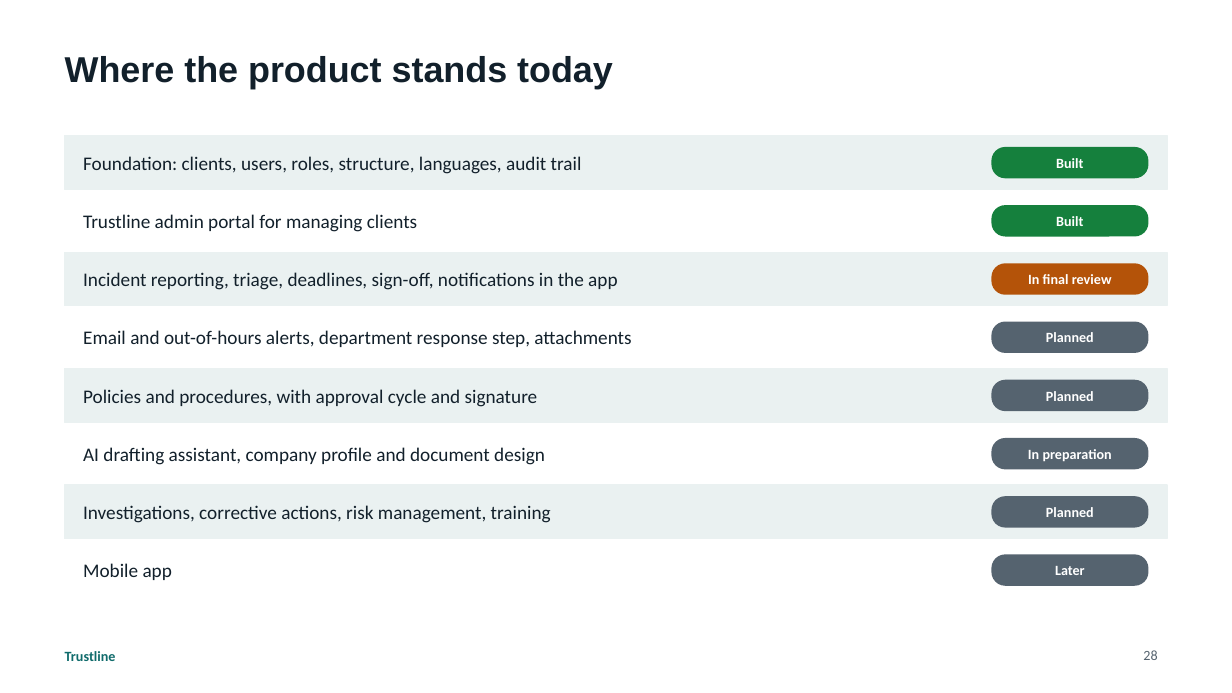
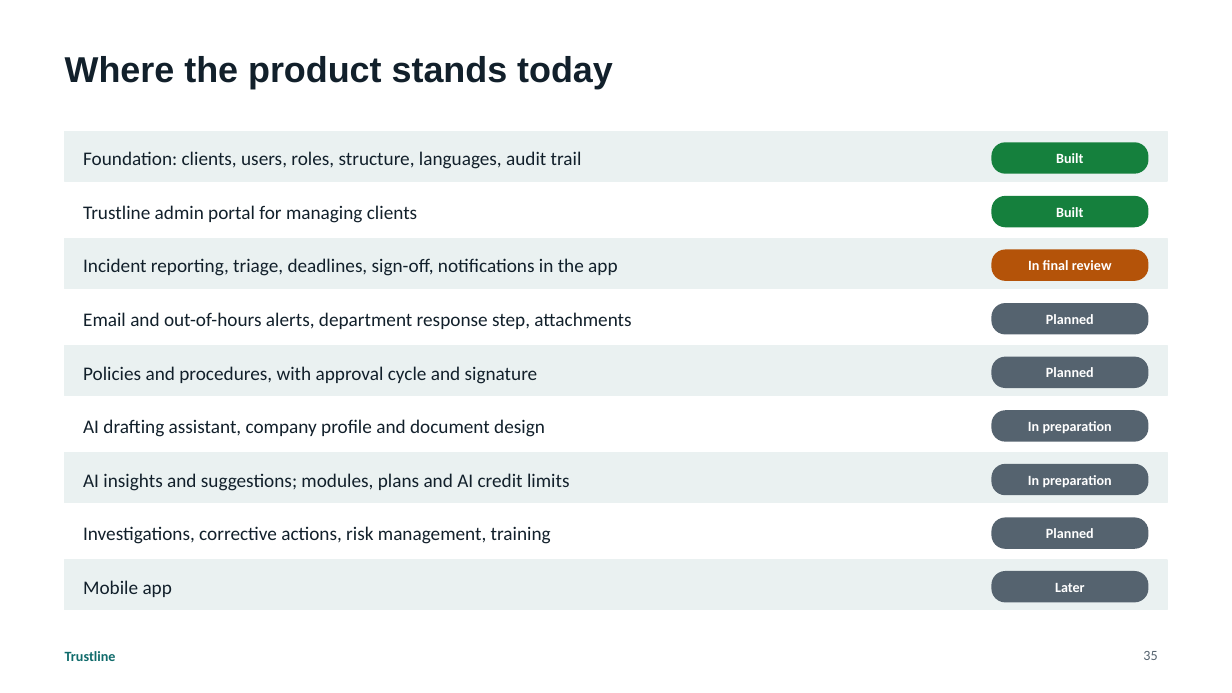
Before and after one commit to husseinalbustany/Trustline, a slide deck: slide 35 of docs/presentations/Trustline-Platform-Overview.pptx (slide 28 before the commit). Drawn at 1232x693 pixels with LibreOffice and Linux fonts; fonts in the diff are those of the drawing. Boxes give left, top, right and bottom in pixels: in the first picture for what was removed or moved away, otherwise in the second. Text is boxed around its words. In the diff, an @@ line names an element or a change of style, - is before the commit and + after.

```diff
--- a/docs/presentations/Trustline-Platform-Overview.pptx
+++ b/docs/presentations/Trustline-Platform-Overview.pptx
@@ 1 text, 1 rounded rectangle, 1 rectangle: place and size @@
-1 text, 1 rounded rectangle, 1 rectangle at <box>65,136,1167,189</box>
+1 text, 1 rounded rectangle, 1 rectangle at <box>65,131,1167,181</box>
@@ text "Trustline admin portal for managing ...": place and size @@
-text "Trustline admin portal for managing ..." at <box>83,214,417,232</box>
+text "Trustline admin portal for managing ..." at <box>83,205,417,223</box>
@@ rounded rectangle "Built": place and size @@
-rounded rectangle "Built" at <box>992,205,1149,237</box>
+rounded rectangle "Built" at <box>992,196,1149,227</box>
@@ rectangle: place and size @@
-rectangle at <box>65,252,1167,306</box>
+rectangle at <box>65,238,1167,288</box>
@@ text "Incident reporting, triage, deadlines, sign-off, ...": place and size @@
-text "Incident reporting, triage, deadlines, sign-off, ..." at <box>83,272,617,290</box>
+text "Incident reporting, triage, deadlines, sign-off, ..." at <box>83,258,617,276</box>
@@ rounded rectangle "In final review": place and size @@
-rounded rectangle "In final review" at <box>992,263,1149,295</box>
+rounded rectangle "In final review" at <box>992,250,1149,281</box>
@@ text "Email and out-of-hours alerts, department ...": place and size @@
-text "Email and out-of-hours alerts, department ..." at <box>83,330,631,347</box>
+text "Email and out-of-hours alerts, department ..." at <box>83,312,631,329</box>
@@ rounded rectangle "Planned": place and size @@
-rounded rectangle "Planned" at <box>992,322,1149,353</box>
+rounded rectangle "Planned" at <box>992,303,1149,335</box>
@@ 2 texts, 1 rounded rectangle, 1 rectangle: place and size @@
-2 texts, 1 rounded rectangle, 1 rectangle at <box>65,369,1167,465</box>
+2 texts, 1 rounded rectangle, 1 rectangle at <box>65,346,1167,437</box>
@@ rounded rectangle "In preparation": place and size @@
-rounded rectangle "In preparation" at <box>992,438,1149,470</box>
+rounded rectangle "In preparation" at <box>992,410,1149,442</box>
@@ rectangle: place and size @@
-rectangle at <box>65,485,1167,539</box>
+rectangle at <box>65,453,1167,503</box>
@@ text added at <box>83,473,570,491</box>, 15 pt, text #12202B @@
+AI insights and suggestions; modules, plans and AI credit limits
@@ rounded rectangle added at <box>992,464,1149,495</box>, fill #55636F, 11 pt, text #FFFFFF, bold @@
+In preparation
@@ text "Investigations, corrective actions, risk management, ...": place and size @@
-text "Investigations, corrective actions, risk management, ..." at <box>83,505,551,523</box>
+text "Investigations, corrective actions, risk management, ..." at <box>83,526,551,544</box>
@@ rounded rectangle "Planned": place and size @@
-rounded rectangle "Planned" at <box>992,496,1149,528</box>
+rounded rectangle "Planned" at <box>992,518,1149,549</box>
@@ rectangle added at <box>65,560,1167,610</box>, fill #EAF1F1, outline #EAF1F1 1 pt @@
@@ text "Mobile app": place and size @@
-text "Mobile app" at <box>83,563,172,580</box>
+text "Mobile app" at <box>83,580,172,597</box>
@@ rounded rectangle "Later": place and size @@
-rounded rectangle "Later" at <box>992,555,1149,586</box>
+rounded rectangle "Later" at <box>992,571,1149,603</box>
@@ page number at <box>1143,651,1157,660</box>: text changed @@
-28
+35
```
Also in this commit, not shown: 1 other slide changed, 7 slides added, 1 other file.
